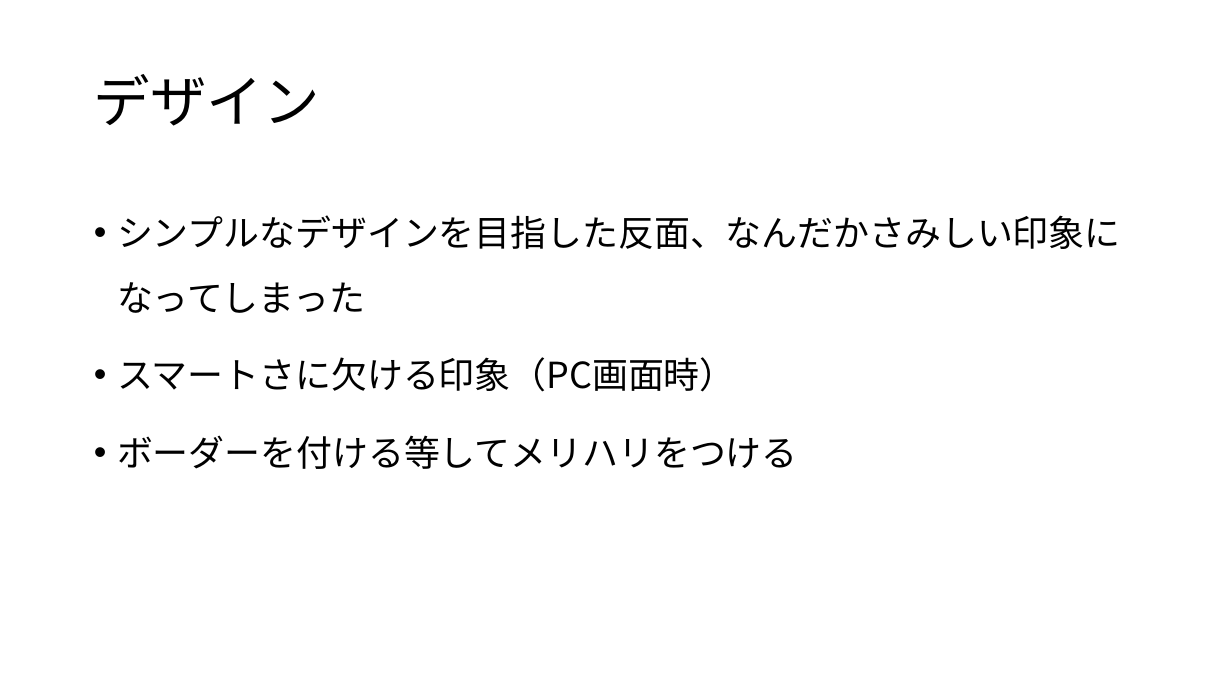
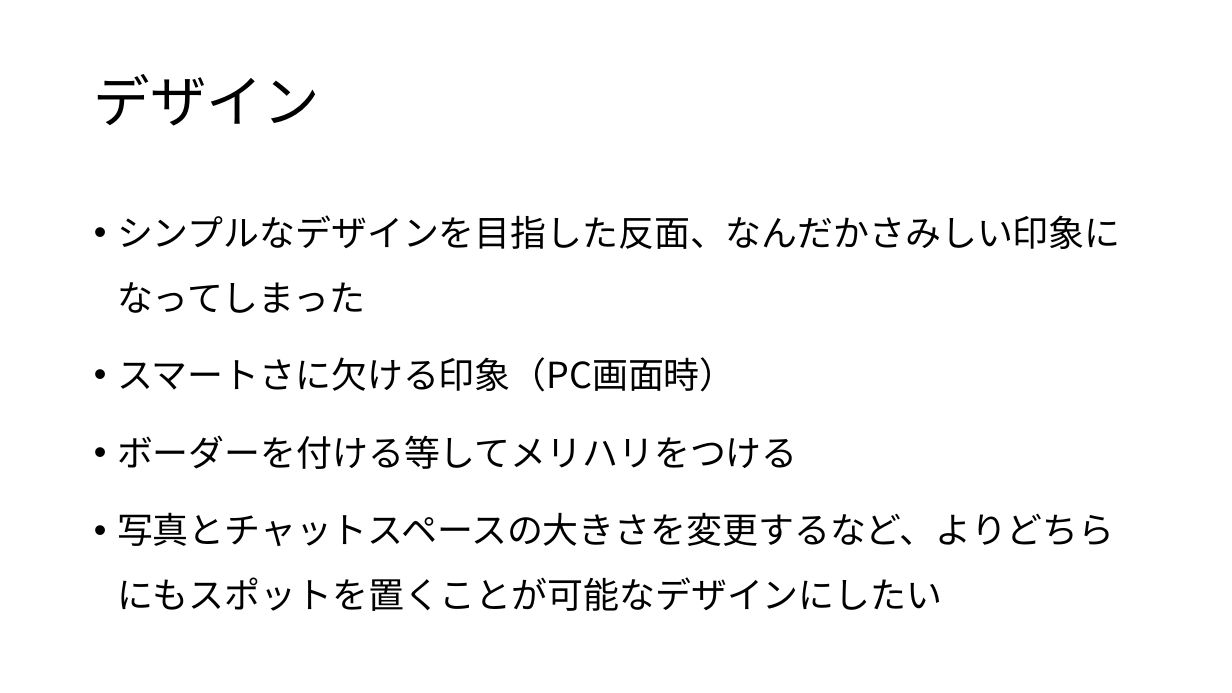
Before and after one commit to tetsu9179/TheaterRoom, a slide deck: slide 10 of 発表会資料.pptx (slide 8 before the commit). Drawn at 1232x693 pixels with LibreOffice and Linux fonts; fonts in the diff are those of the drawing. Boxes give left, top, right and bottom in pixels: in the first picture for what was removed or moved away, otherwise in the second. Text is boxed around its words. In the diff, an @@ line names an element or a change of style, - is before the commit and + after.

```diff
--- a/発表会資料.pptx
+++ b/発表会資料.pptx
@@ text at (x1=117, y1=512, x2=1115, y2=611): paragraph added @@
+• 写真とチャットスペースの大きさを変更するなど、よりどちらにもスポットを置くことが可能なデザインにしたい
```
Also in this commit, not shown: 3 other slides changed, 3 slides added, 1 slide removed.
